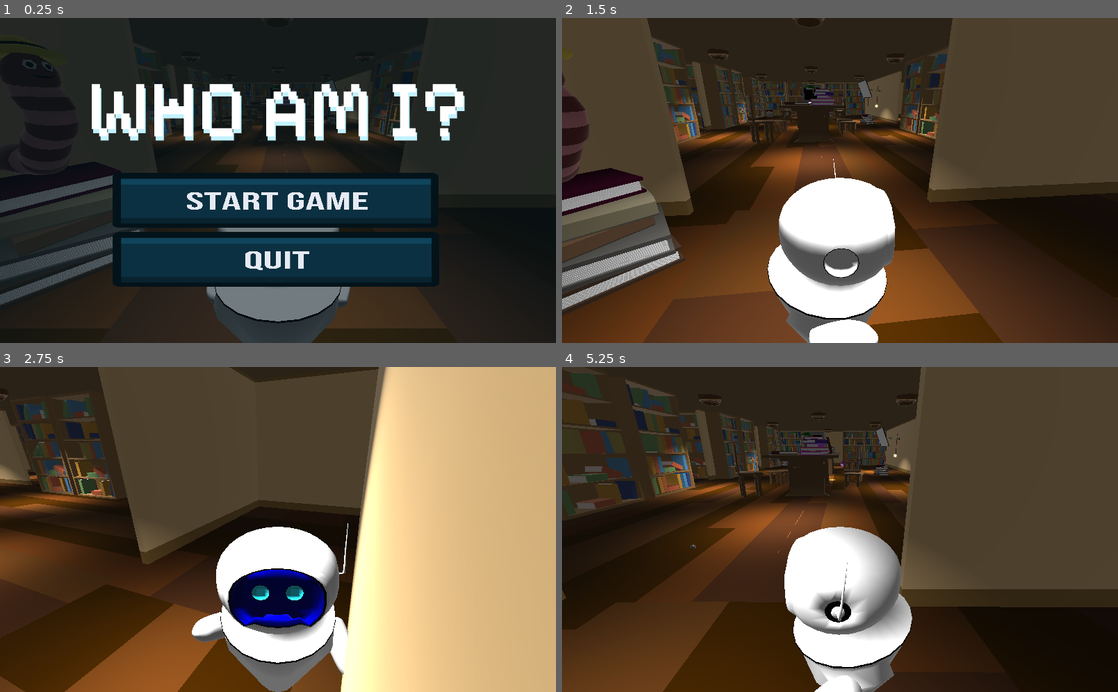
Above: before the commit, frames 1-4 (two rows, left to right).
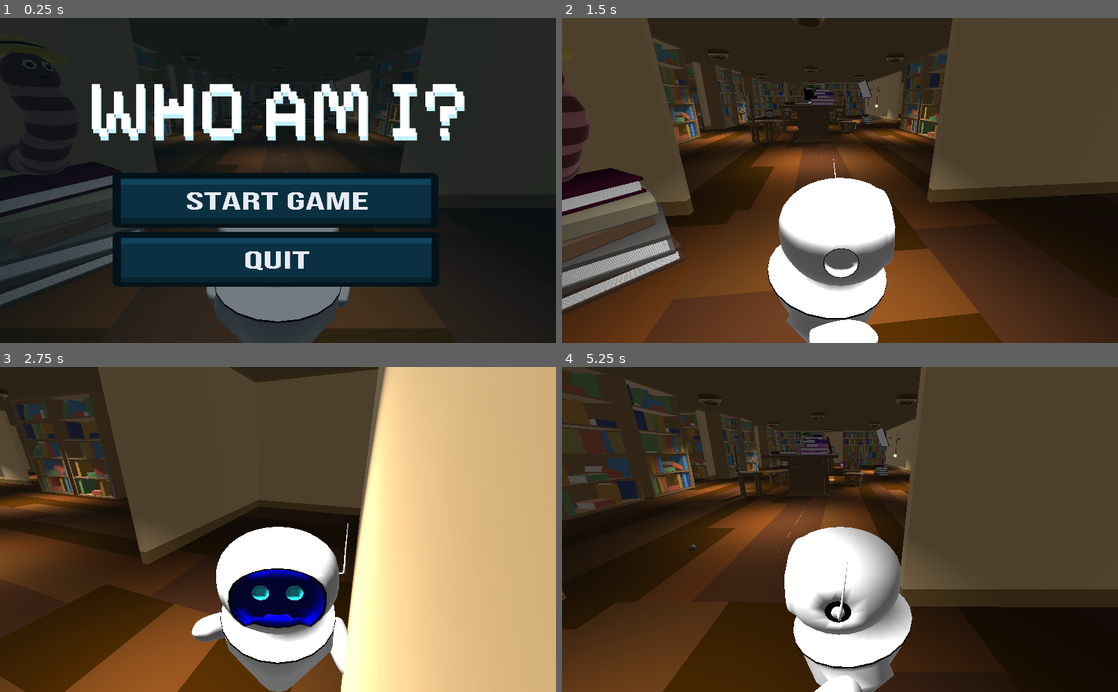
Above: after the commit, the same moments.

Repository: selinanatschke/3dprog
Game: Godot game, scene res://map/Main.tscn
The game is run twice, just before and just after one commit, with the same random seed, the same clock (stepped at 60 frames per second) and the same inputs.
Inputs (mouse positions are in pixels of both pictures, inside the frame that each line leads up to):
- Up to frame 1 (0.25 s): no input
- Up to frame 2 (1.5 s): click "START GAME" at 0.5 s; tap Enter at 1.25 s; move the mouse to (962, 164) at 1.27 s; hold Right (move_right) from 1.28 s (still down); click (962, 164) at 1.42 s
- Up to frame 3 (2.75 s): tap Space (jump) at 1.52, 2.27 s; move the mouse to (166, 545) at 2.02 s; release Right (move_right) at 2.03 s; hold Down (move_back) from 2.03 s (still down)
- Up to frame 4 (5.25 s): move the mouse to (895, 458) at 2.77 s; release Down (move_back) at 2.78 s; hold Right (move_right) 2.78-3.53 s; move the mouse to (812, 594) at 3.52 s; hold Up (move_forward) 3.53-4.28 s; click (812, 594) at 3.67 s; tap Space (jump) at 3.77, 4.52 s; move the mouse to (1006, 578) at 4.27 s; hold Left (move_left) from 4.28 s (still down); move the mouse to (673, 480) at 5.02 s

The runs differ from the first frame. In frame 1, less than 0.1% of the frame differs, in the area x 29-72%, y 25-37%; in frame 2, 0.2%; in frame 3, less than 0.1%; in frame 4, 0.3%, in the area x 15-63%, y 24-57%.

Commit message:
added shadows
lights with shadow enabled:
- deckenlampe
- bankerlamp

Diff:
--- a/game2/blender/mainLamp/deckenlampe.tscn
+++ b/game2/blender/mainLamp/deckenlampe.tscn
@@ -9,5 +9,8 @@
 light_energy = 4.243
 light_indirect_energy = 16.0
 light_specular = 0.0
+shadow_enabled = true
+shadow_bias = -0.01
+shadow_reverse_cull_face = true
 spot_range = 13.4562
 spot_angle = 50.625
--- a/game2/map/Main.tscn
+++ b/game2/map/Main.tscn
@@ -353,6 +353,7 @@
 light_energy = 4.376
 light_indirect_energy = 4.817
 light_specular = 5.931
+shadow_enabled = true
 spot_range = 2.418
 
 [node name="bankerLamp2" parent="MainRoom/furniture" instance=ExtResource( 3 )]
@@ -363,6 +364,7 @@
 light_energy = 4.376
 light_indirect_energy = 4.817
 light_specular = 5.931
+shadow_enabled = true
 spot_range = 2.418
 
 [node name="monitor" parent="MainRoom/furniture" instance=ExtResource( 12 )]
@@ -479,6 +481,7 @@
 light_energy = 4.376
 light_indirect_energy = 4.817
 light_specular = 5.931
+shadow_enabled = true
 spot_range = 2.418
 
 [node name="Ground" type="StaticBody" parent="Room1"]
